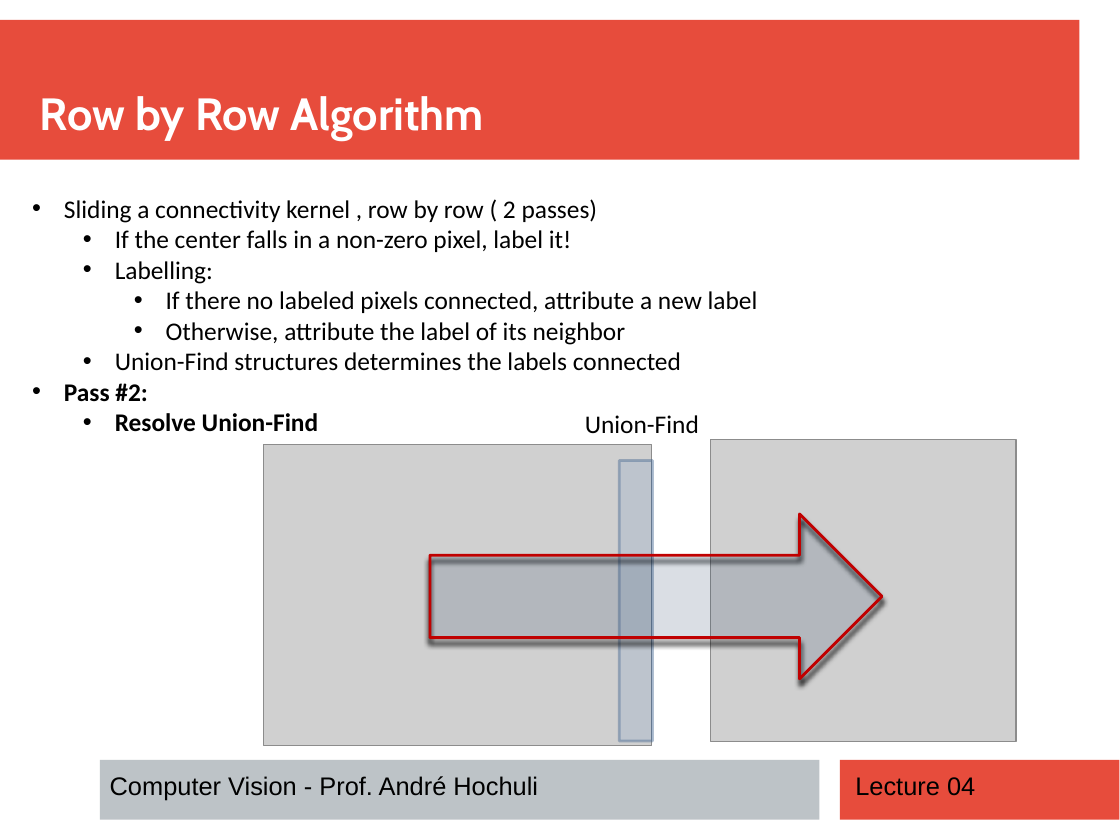
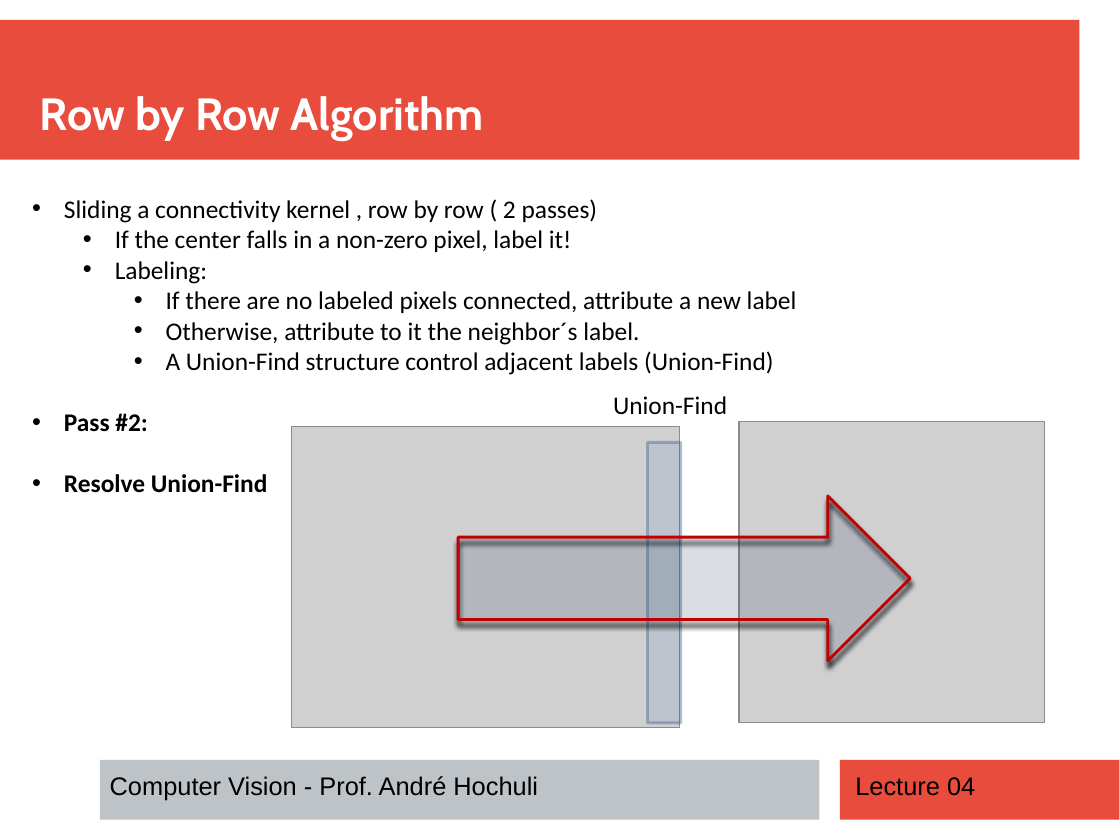
Before and after one commit to andrehochuli/teaching, a slide deck: slide 17 of ComputerVision/Lecture 04 - Finding Components/Lecture 04 - Component Segmentation.pptx. Drawn at 1120x840 pixels with LibreOffice and Linux fonts; fonts in the diff are those of the drawing; grey boxes stand for pictures. Boxes give left, top, right and bottom in pixels: in the first picture for what was removed or moved away, otherwise in the second. Text is boxed around its words. In the diff, an @@ line names an element or a change of style, - is before the commit and + after.

```diff
--- a/ComputerVision/Lecture 04 - Finding Components/Lecture 04 - Component Segmentation.pptx
+++ b/ComputerVision/Lecture 04 - Finding Components/Lecture 04 - Component Segmentation.pptx
@@ text at (115,261,797,375): text changed @@
-  • Labelling:
-    • If there no labeled pixels connected, attribute a new label
-    • Otherwise, attribute the label of its neighbor
-  • Union-Find structures determines the labels connected
+  • Labeling:
+    • If there are no labeled pixels connected, attribute a new label
+    • Otherwise, attribute to it the neighbor´s label.
+    • A Union-Find structure control adjacent labels (Union-Find)
@@ text "Union-Find": place and size @@
-text "Union-Find" at (585,415,699,433)
+text "Union-Find" at (613,396,727,414)
@@ picture: place and size @@
-picture at (264,444,652,746)
+picture at (292,426,680,728)
@@ rectangle: place and size @@
-rectangle at (620,460,654,741)
+rectangle at (647,442,681,723)
@@ picture: place and size @@
-picture at (711,439,1016,741)
+picture at (739,422,1044,724)
@@ text at (64,474,268,493): list level 2 to 1 in "Resolve Union-Find" @@
@@ right arrow: place and size @@
-right arrow at (430,514,882,679)
+right arrow at (458,496,911,661)
```
Also in this commit, not shown: 15 other slides changed.
